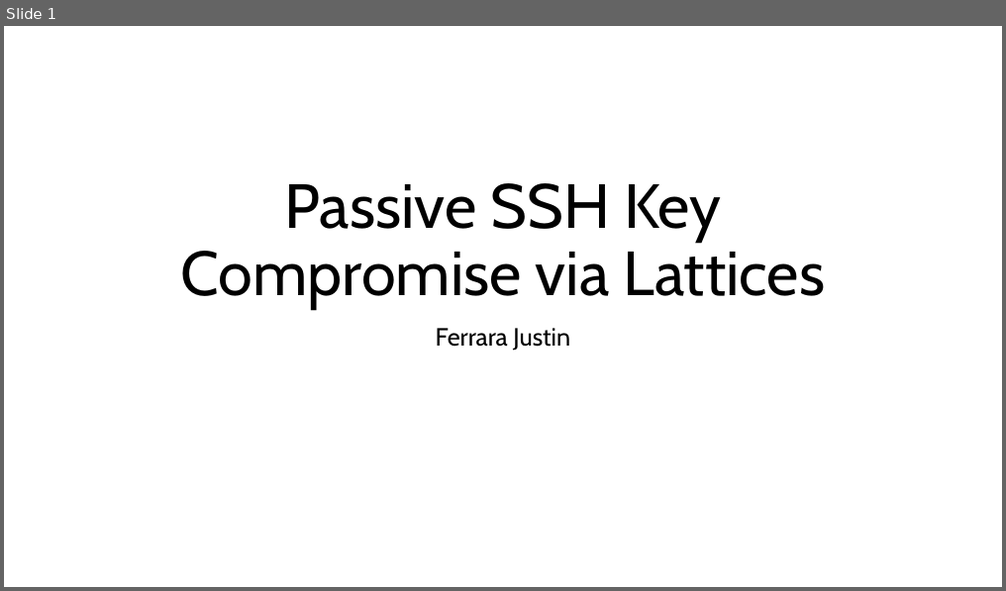
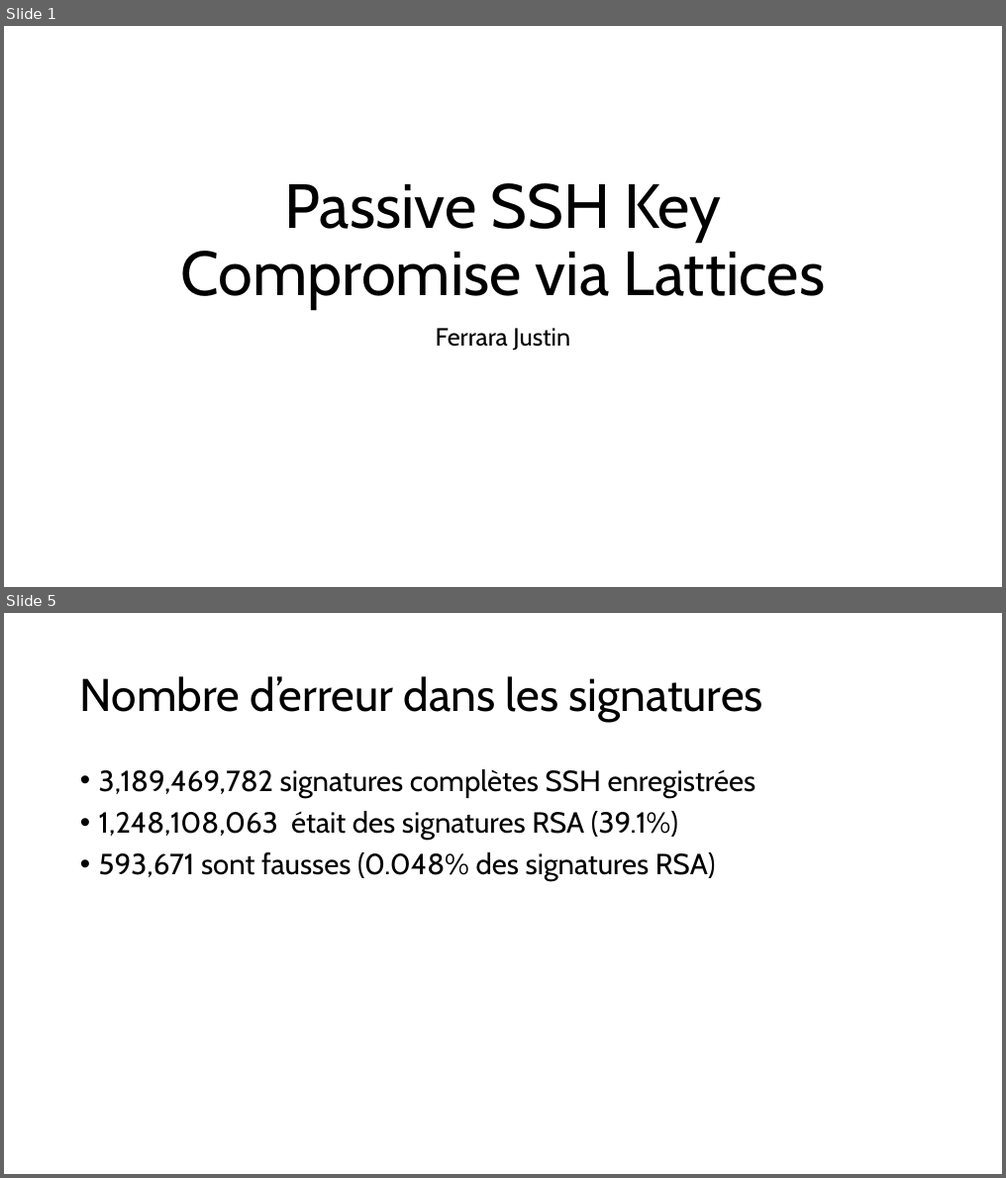
Before and after one commit to JustinFerrara14/SSE, a slide deck: SSELaticeAttackFerrara.pptx. Shown one above the other, each under a label of ours: slide 1 before the commit, slides 1 and 5 after it; the slides between them are not shown. The pictures are 1006x591 and 1006x1178 pixels, drawn with LibreOffice and Linux fonts; fonts in the diff are those of the drawing. Boxes give left, top, right and bottom in pixels: in the first picture for what was removed or moved away, otherwise in the second. Text is boxed around its words. In the diff, an @@ line names an element or a change of style, - is before the commit and + after.

```diff
--- a/SSELaticeAttackFerrara.pptx
+++ b/SSELaticeAttackFerrara.pptx
@@ slide 5 added at (x1=4, y1=613, x2=1002, y2=1174), background #FFFFFF @@
@@ title added at (x1=80, y1=676, x2=763, y2=722), 44 pt, text #000000 @@
+Nombre d’erreur dans les signatures
@@ text added at (x1=99, y1=769, x2=756, y2=881), 28 pt, text #000000 @@
+• 3,189,469,782 signatures complètes SSH enregistrées
+• 1,248,108,063 était des signatures RSA (39.1%)
+• 593,671 sont fausses (0.048% des signatures RSA)
```
Also in this commit, not shown: 3 slides changed, 14 other slides added, 5 slides removed, 2 other files.
